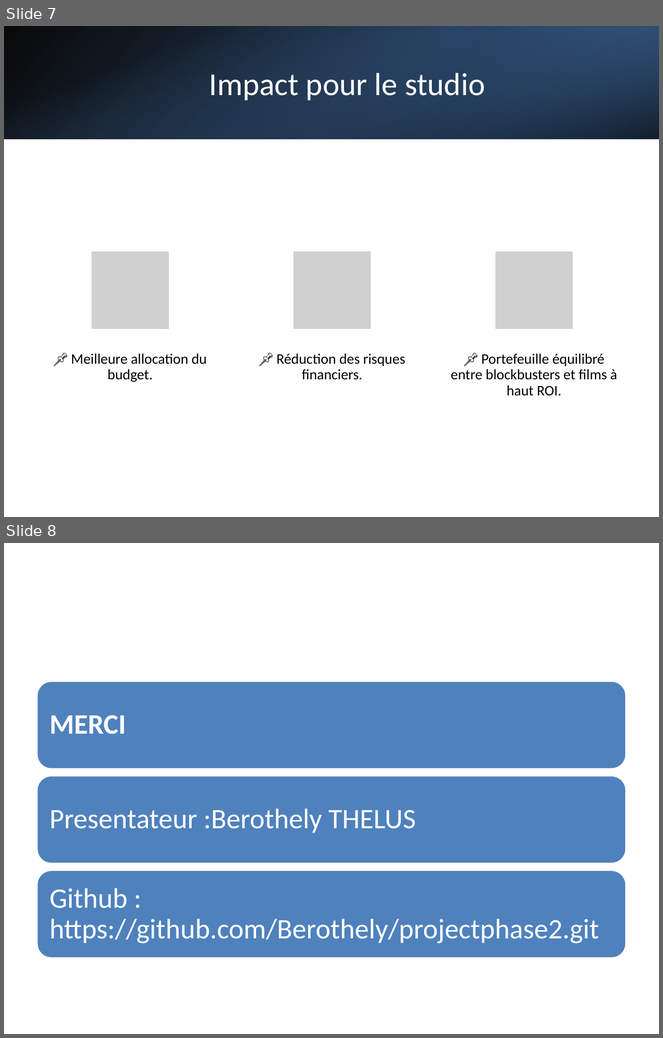
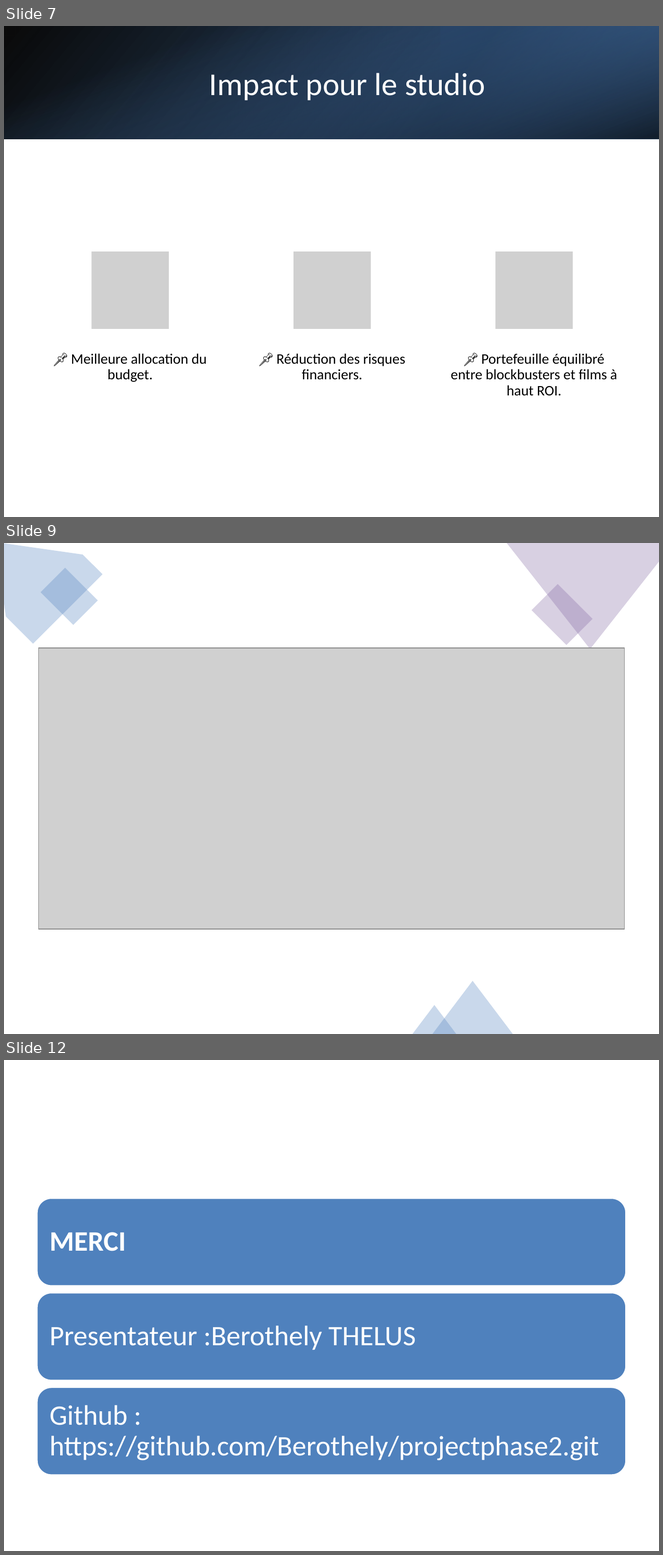
Before and after one commit to Berothely/projectphase2, a slide deck: non-technical_presentation.pptx. Shown one above the other, each under a label of ours: slides 7 and 8 before the commit, slides 7, 9 and 12 after it; the slides between them are not shown. The pictures are 663x1038 and 663x1555 pixels, drawn with LibreOffice and Linux fonts; fonts in the diff are those of the drawing; grey boxes stand for pictures. Boxes give left, top, right and bottom in pixels: in the first picture for what was removed or moved away, otherwise in the second. Text is boxed around its words. In the diff, an @@ line names an element or a change of style, - is before the commit and + after.

```diff
--- a/non-technical_presentation.pptx
+++ b/non-technical_presentation.pptx
@@ slide 9 added at <box>4,543,659,1034</box>, background #FFFFFF @@
@@ freeform shape added at <box>4,543,103,644</box>, fill #4F81BD at 30% opacity @@
@@ freeform shape added at <box>506,543,659,649</box>, fill #8064A2 at 30% opacity @@
@@ rectangle added at <box>40,567,98,625</box>, fill #4F81BD at 30% opacity @@
@@ rectangle added at <box>532,585,593,645</box>, fill #8064A2 at 30% opacity @@
@@ picture added at <box>39,648,624,929</box> @@
@@ triangle added at <box>432,981,513,1034</box>, fill #4F81BD at 30% opacity @@
@@ triangle added at <box>413,1006,457,1034</box>, fill #4F81BD at 30% opacity @@
@@ what was slide 8 is now slide 12 @@
```
Also in this commit, not shown: 3 other slides added.
